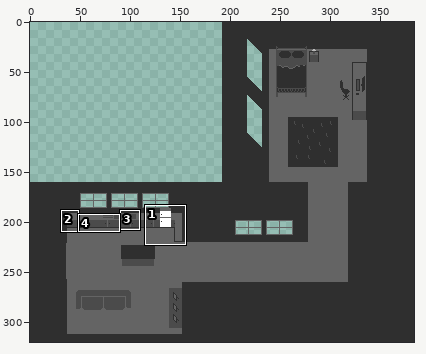
File history of a sprite sheet, art/apartment_test.png. The first picture is a wide view before the edit; the outline marks the close-up.
Close-up. The starting point:
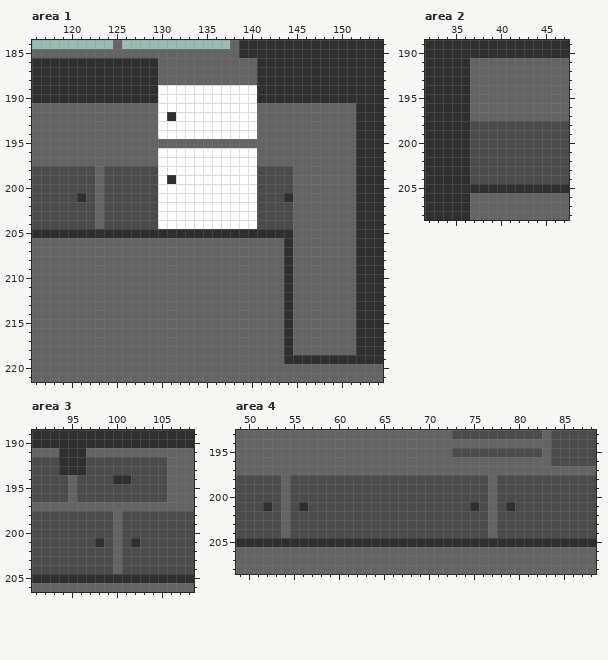
The file is 384x320 pixels. Shown: area 1: x 116..154, y 184..221; area 2: x 32..47, y 189..208; area 3: x 91..108, y 189..206; area 4: x 49..88, y 193..208.
New version:
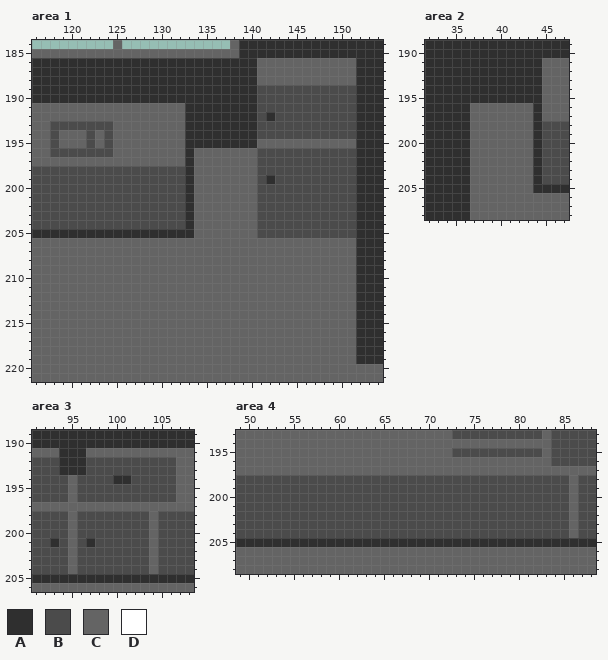
Palette (. is transparent): A #2f2f2f  B #4b4b4b  C #646464  D #ffffff
Edits made:
Area 1:
y 186..188: x 130..151 CCCCCCCCCCCAAAAAAAAAAA -> AAAAAAAAAAACCCCCCCCCCC
y 189..190: x 130..151 DDDDDDDDDDDAAAAAAAAAAA -> AAAAAAAAAAABBBBBBBBBBB
y 191: x 130..151 DDDDDDDDDDDCCCCCCCCCCC -> CCCAAAAAAAABBBBBBBBBBB
y 192: x 130..151 DADDDDDDDDDCCCCCCCCCCC -> CCCAAAAAAAABABBBBBBBBB
y 193: x 118..124 CCCCCCC -> BBBBBBB; x 130..151 DDDDDDDDDDDCCCCCCCCCCC -> CCCAAAAAAAABBBBBBBBBBB
y 194: x 118 C -> B; x 122 C -> B; x 124 C -> B; x 130..151 DDDDDDDDDDDCCCCCCCCCCC -> CCCAAAAAAAABBBBBBBBBBB
y 195: x 118 C -> B; x 122 C -> B; x 124 C -> B; x 133..140 CCCCCCCC -> AAAAAAAA
y 196: x 118..124 CCCCCCC -> BBBBBBB; x 130..151 DDDDDDDDDDDCCCCCCCCCCC -> CCCACCCCCCCBBBBBBBBBBB
y 197: x 130..151 DDDDDDDDDDDCCCCCCCCCCC -> CCCACCCCCCCBBBBBBBBBBB
y 198: x 123 C -> B; x 130..140 DDDDDDDDDDD -> BBBACCCCCCC; x 145..151 CCCCCCC -> BBBBBBB
y 199: x 123 C -> B; x 130..140 DADDDDDDDDD -> BBBACCCCCCC; x 142 B -> A; x 145..151 CCCCCCC -> BBBBBBB
y 200: x 123 C -> B; x 130..140 DDDDDDDDDDD -> BBBACCCCCCC; x 145..151 CCCCCCC -> BBBBBBB
y 201: x 121 A -> B; x 123 C -> B; x 130..140 DDDDDDDDDDD -> BBBACCCCCCC; x 144..151 ACCCCCCC -> BBBBBBBB
y 202..204: x 123 C -> B; x 130..140 DDDDDDDDDDD -> BBBACCCCCCC; x 145..151 CCCCCCC -> BBBBBBB
y 205: x 134..151 AAAAAAAAAAACCCCCCC -> CCCCCCCBBBBBBBBBBB
y 206..218: x 144 A -> C
y 219: x 144..151 AAAAAAAA -> CCCCCCCC
Area 2:
y 191..195: x 37..44 CCCCCCCC -> AAAAAAAA
y 196..197: x 44 C -> A
y 198..204: x 37..44 BBBBBBBB -> CCCCCCCA
y 205: x 37..43 AAAAAAA -> CCCCCCC
Area 3:
y 192..196: x 106 C -> B
y 198..200: x 95 B -> C; x 100 C -> B; x 104 B -> C
y 201: x 93 B -> A; x 95 B -> C; x 97..98 BA -> AB; x 100 C -> B; x 102 A -> B; x 104 B -> C
y 202..204: x 95 B -> C; x 100 C -> B; x 104 B -> C
Area 4:
y 198..200: x 54 C -> B; x 77 C -> B; x 86 B -> C
y 201: x 52 A -> B; x 54 C -> B; x 56 A -> B; x 75 A -> B; x 77 C -> B; x 79 A -> B; x 86 B -> C
y 202..204: x 54 C -> B; x 77 C -> B; x 86 B -> C
Boxes around the changes in both close-ups, in picture pixels (x1, y1, x2, y2):
changed: (158, 58, 356, 364)
changed: (50, 121, 113, 229)
changed: (470, 58, 542, 193)
changed: (50, 457, 176, 574)
changed: (263, 475, 308, 538)
changed: (470, 475, 515, 538)
changed: (569, 475, 578, 538)
